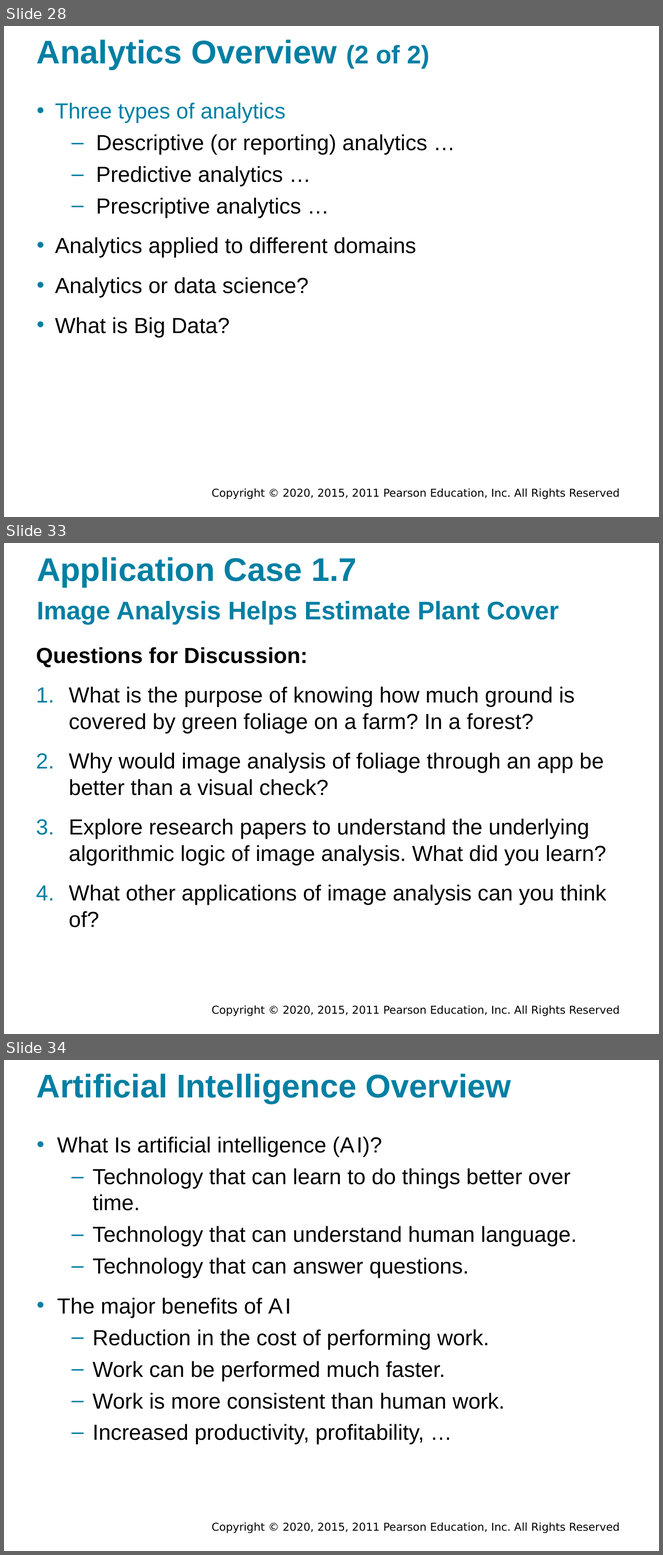
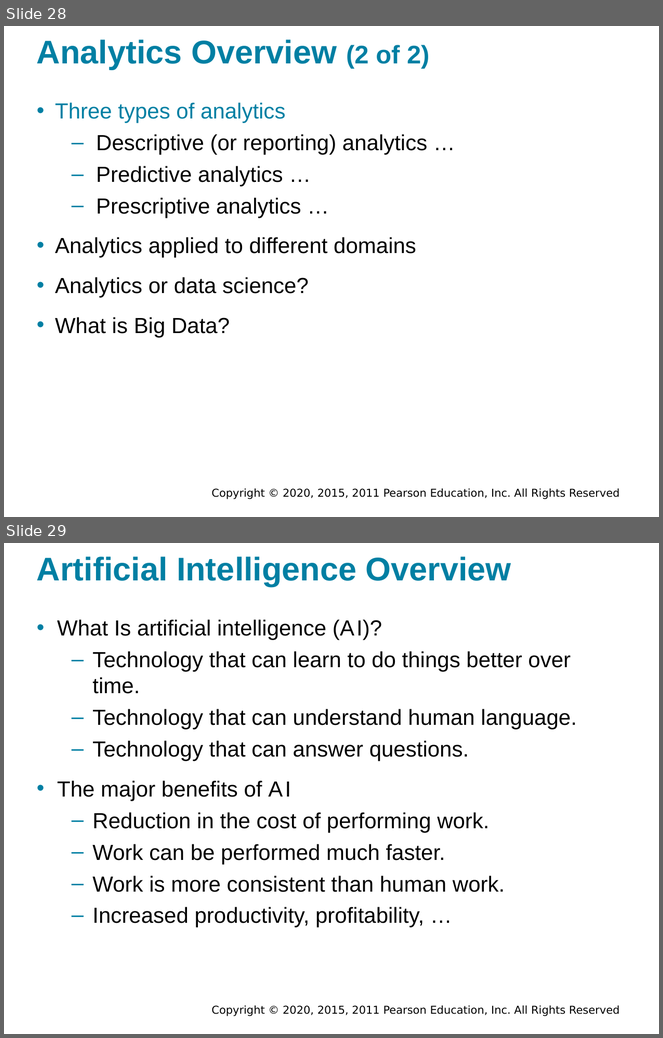
Before and after one commit to walkman617/DS2021, a slide deck: Slides/Sharda_11e_full_accessible_ppt_01.pptx. Shown one above the other, each under a label of ours: slides 28, 33 and 34 before the commit, slides 28 and 29 after it; the slides between them are not shown. The pictures are 663x1555 and 663x1038 pixels, drawn with LibreOffice and Linux fonts; fonts in the diff are those of the drawing; background and template pictures are left out. Boxes give left, top, right and bottom in pixels: in the first picture for what was removed or moved away, otherwise in the second. Text is boxed around its words. In the diff, an @@ line names an element or a change of style, - is before the commit and + after.

```diff
--- a/Slides/Sharda_11e_full_accessible_ppt_01.pptx
+++ b/Slides/Sharda_11e_full_accessible_ppt_01.pptx
@@ slide 33 removed at (4,543,659,1034), background #FFFFFF; not listed: 1 template element that a slide beside it also shows @@
@@ title removed at (37,557,357,587) @@
-Application Case 1.7
@@ text removed at (37,601,559,625) @@
-Image Analysis Helps Estimate Plant Cover
@@ text removed at (36,647,607,928) @@
-Questions for Discussion:
-1. What is the purpose of knowing how much ground is covered by green foliage on a farm? In a forest?
-2. Why would image analysis of foliage through an app be better than a visual check?
-3. Explore research papers to understand the underlying algorithmic logic of image analysis. What did you learn?
-4. What other applications of image analysis can you think of?
@@ what was slide 34 is now slide 29 @@
```
Also in this commit, not shown: 5 other slides removed.
